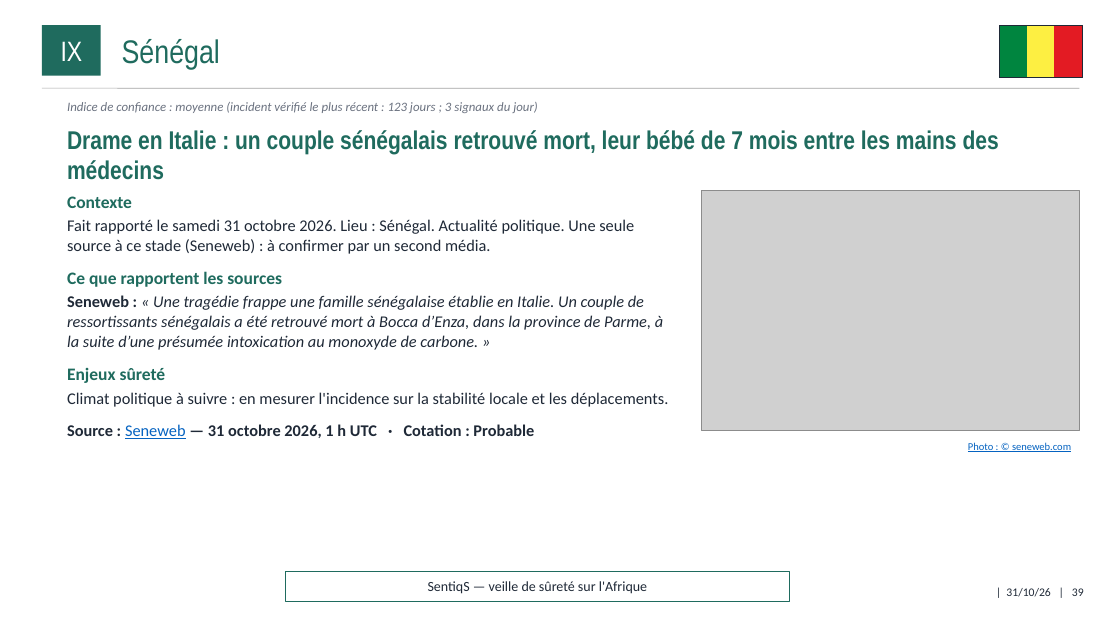
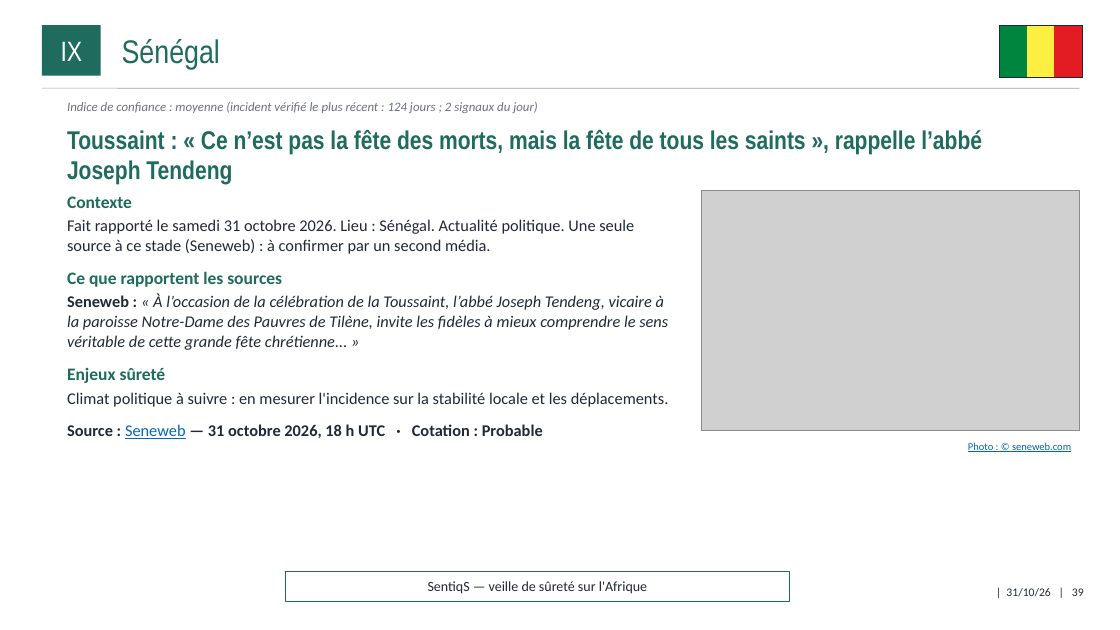
Before and after one commit to ytl1-ops/SentiqS, a slide deck: slide 39 of web/rapports/mensuel/2026-10.pptx. Drawn at 1120x630 pixels with LibreOffice and Linux fonts; fonts in the diff are those of the drawing; grey boxes stand for pictures. Boxes give left, top, right and bottom in pixels: in the first picture for what was removed or moved away, otherwise in the second. Text is boxed around its words. In the diff, an @@ line names an element or a change of style, - is before the commit and + after.

```diff
--- a/web/rapports/mensuel/2026-10.pptx
+++ b/web/rapports/mensuel/2026-10.pptx
@@ text at (x1=67, y1=102, x2=538, y2=113): text changed @@
-Indice de confiance : moyenne (incident vérifié le plus récent : 123 jours ; 3 signaux du jour)
+Indice de confiance : moyenne (incident vérifié le plus récent : 124 jours ; 2 signaux du jour)
@@ text at (x1=67, y1=130, x2=982, y2=185): text changed @@
-Drame en Italie : un couple sénégalais retrouvé mort, leur bébé de 7 mois entre les mains des médecins
+Toussaint : « Ce n’est pas la fête des morts, mais la fête de tous les saints », rappelle l’abbé Joseph Tendeng
@@ text at (x1=67, y1=294, x2=668, y2=350): text changed @@
-Seneweb : « Une tragédie frappe une famille sénégalaise établie en Italie. Un couple de ressortissants sénégalais a été retrouvé mort à Bocca d’Enza, dans la province de Parme, à la suite d’une présumée intoxication au monoxyde de carbone. »
+Seneweb : « À l’occasion de la célébration de la Toussaint, l’abbé Joseph Tendeng, vicaire à la paroisse Notre-Dame des Pauvres de Tilène, invite les fidèles à mieux comprendre le sens véritable de cette grande fête chrétienne... »
@@ text at (x1=67, y1=424, x2=543, y2=439): text changed @@
-Source : Seneweb — 31 octobre 2026, 1 h UTC · Cotation : Probable
+Source : Seneweb — 31 octobre 2026, 18 h UTC · Cotation : Probable
```
Also in this commit, not shown: 25 other slides changed, 14 other files.
